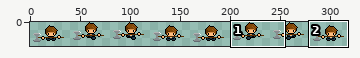
Sprite sheet -- graphics/joseph/joseph_running_sprite_sheet.png. Above: a wide view before the commit, with the close-up outlined.
Close-up. Before:
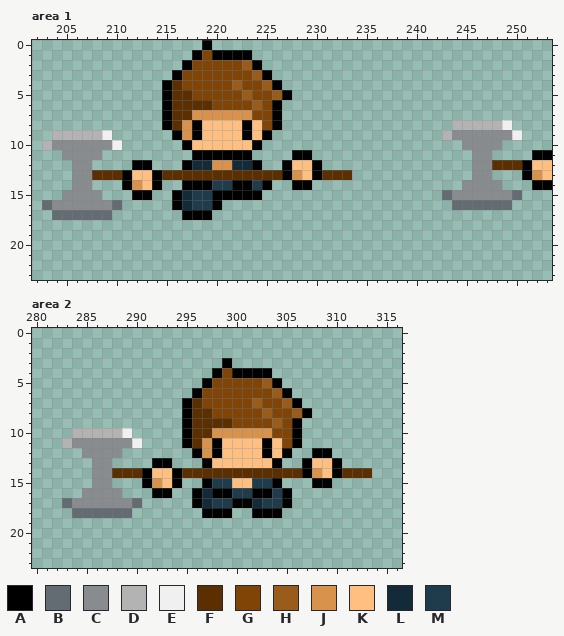
The file is 320x160 pixels. Shown: area 1: x 202..253, y 0..23; area 2: x 280..316, y 0..23. The old version is drawn lined up with the new one. The wide view leaves out empty margins. The commit also changed other parts of the picture, which this record leaves out.
Palette (. is transparent): A #000000  B #646c73  C #888c8f  D #b3b3b3  E #f0f0f0  F #5c2f00  G #804506  H #995c1a  J #d9924c  K #ffbf80  L #132b38  M #1f3c4d
Pixels before, area 1, first column x 203:
 0 ................A..................................
 1 ...............AGAAAA..............................
 2 ..............AGGGGGHA.............................
 3 .............AGGGGGGGHA............................
 4 ............AFGGGGGHGGHA...........................
 5 ............AFFGGGGGHGGHA..........................
 6 ............AFFFFGGGGHGA...........................
 7 ............AFFJJJJJJGGA...........................
 8 ............AFJAKKKKAKGA.................DDDDDE....
 9 .DDDDDE......AJAKKKKAKA.................DCCCCCCE...
10 DCCCCCCE......AKKKKKKA....................CCCC.....
11 ..CCCC.........AAAAAA....AA................CC....AA
12 ...CC....AA...ALLJJLLA..AKKA...............CCFFFAKK
13 ...CCFFFAKKAFFFFFFFFFFFFAJKAFFF............CC...AJK
14 ...CC...AJKA..AAAMMAAMA..AA...............CCCC...AA
15 ..CCCC...AA..ALMMAAAAA..................BCCCCCCB...
16 BCCCCCCB.....ALMMA.......................BBBBBB....
17 .BBBBBB.......AAA..................................
Pixels before, area 2, first column x 283:
 3 ................A..............
 4 ...............AGAAAA..........
 5 ..............AGGGGGHA.........
 6 .............AGGGGGGGHA........
 7 ............AFGGGGGHGGHA.......
 8 ............AFFGGGGGHGGHA......
 9 ............AFFFFGGGGHGA.......
10 .DDDDDE.....AFFJJJJJJGGA.......
11 DCCCCCCE....AFJAKKKKAKGA.......
12 ..CCCC.......AJAKKKKAKA..AA....
13 ...CC....AA...AKKKKKKA..AKKA...
14 ...CCFFFAKKAFFFFFFFFFFFFAJKAFFF
15 ...CC...AJKA..AMMKKMMA...AA....
16 ..CCCC...AA..ALAAMMAAMA........
17 BCCCCCCB.....ALMMAALMMA........
18 .BBBBBB.......AAA..AAA.........
Now the later version:
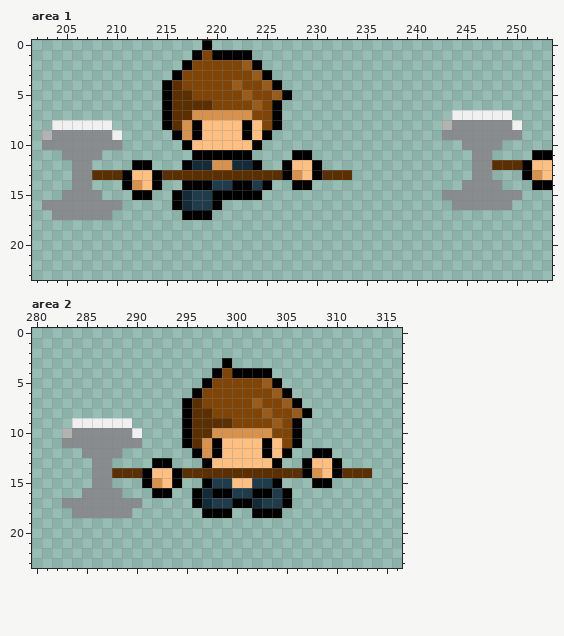
What changed:
whole drawing moved by +1,+0 (the old picture is shown already moved)
Changed rows in their new state; - is an unchanged pixel.
Area 1:
first column x 203:
 7 -----------------------------------------EEEEEE-
 8 -EEEEEE---------------------------------DCCCCCCE
 9 DCCCCCCE--------------------------------C------C
10 C------C----------------------------------------
first column x 203:
15 ----------------------------------------C------C
16 C------C---------------------------------CCCCCC-
17 -CCCCCC-----------------------------------------
Area 2:
first column x 283:
 9 -EEEEEE-
10 DCCCCCCE
11 C------C
first column x 283:
17 C------C
18 -CCCCCC-
Boxes around the changes in both close-ups, in picture pixels (x1, y1, x2, y2):
changed: (442, 110, 522, 140)
changed: (42, 120, 122, 150)
changed: (442, 190, 522, 210)
changed: (42, 200, 122, 220)
changed: (62, 418, 142, 448)
changed: (62, 498, 142, 518)
